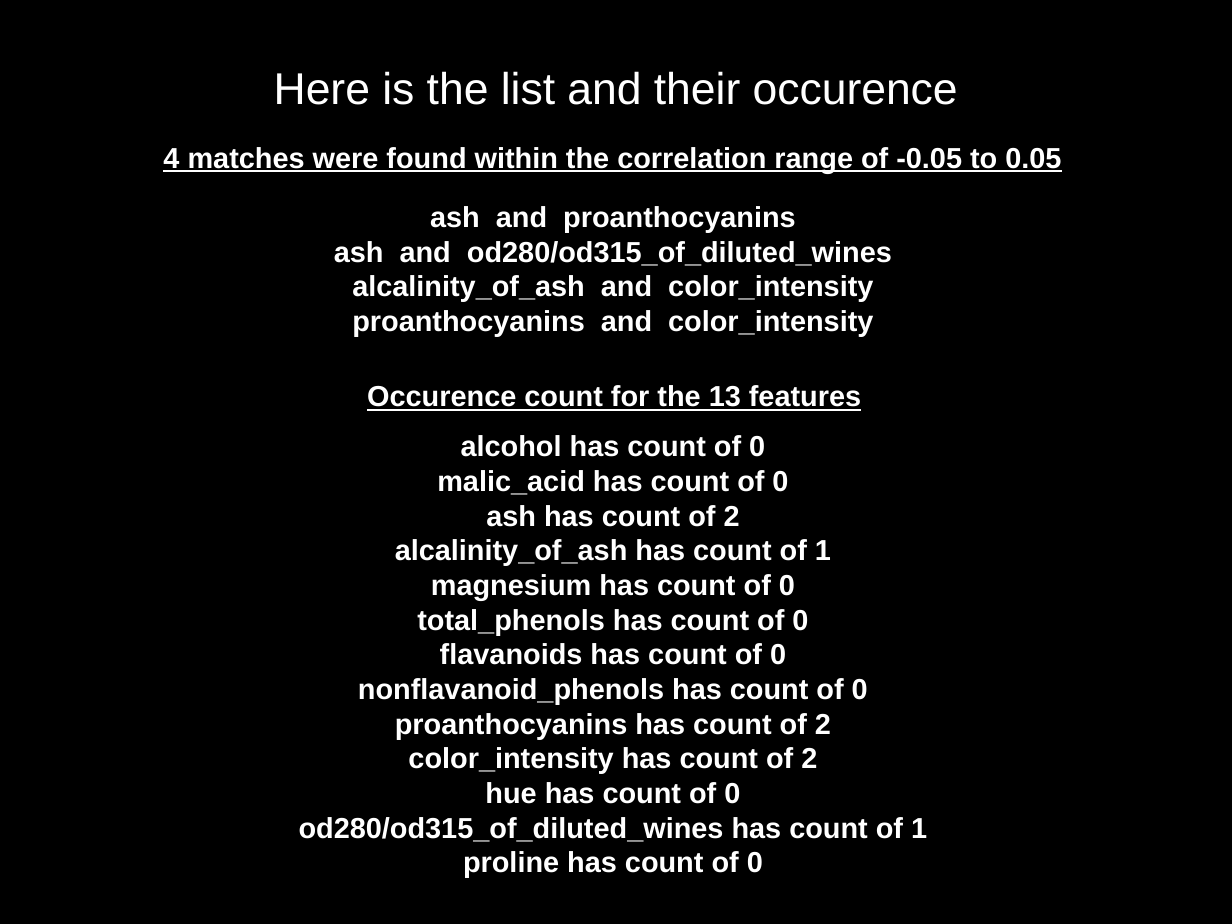
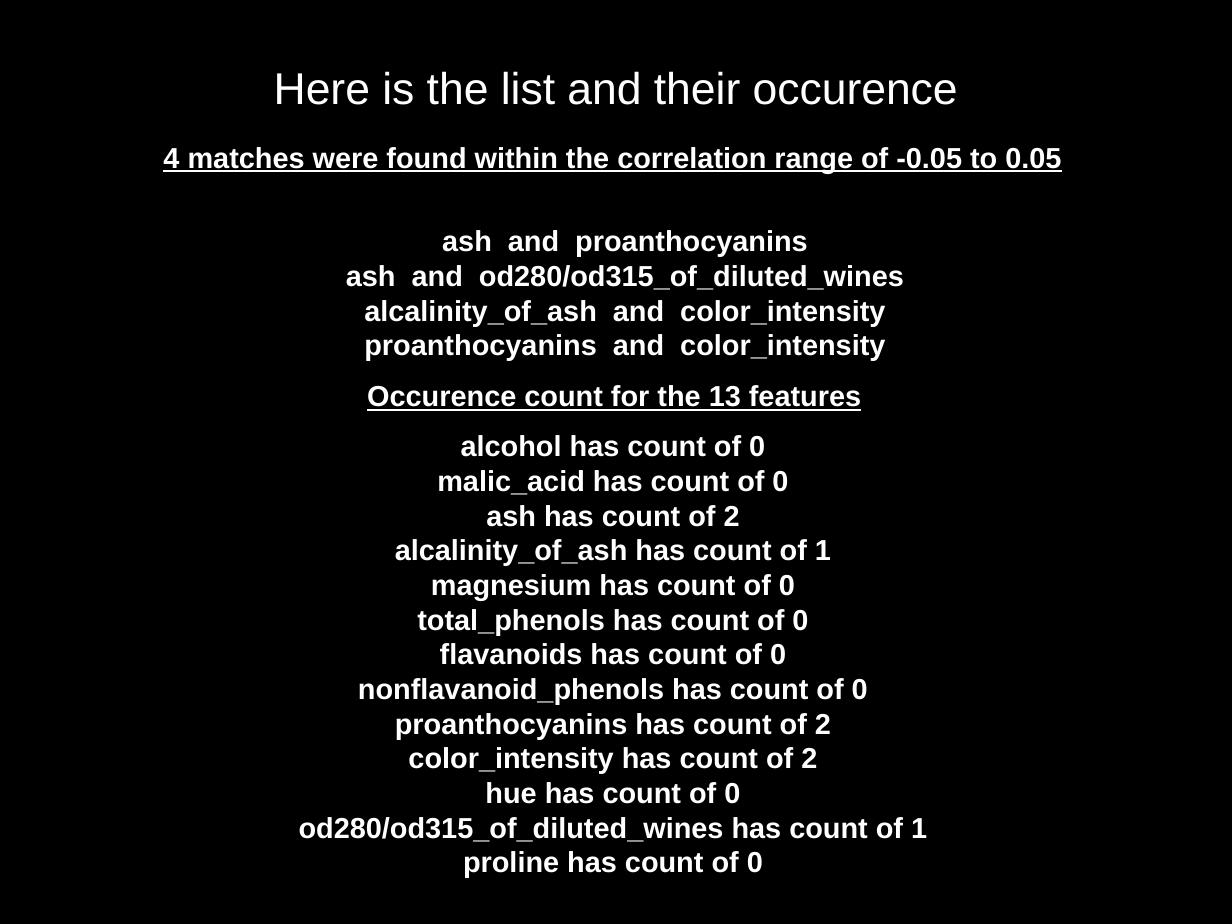
Before and after one commit to SC-CEBD-1160/project, a slide deck: slide 5 of PresentationPPT-SC.pptx. Drawn at 1232x924 pixels with LibreOffice and Linux fonts; fonts in the diff are those of the drawing. Boxes give left, top, right and bottom in pixels: in the first picture for what was removed or moved away, otherwise in the second. Text is boxed around its words. In the diff, an @@ line names an element or a change of style, - is before the commit and + after.

```diff
--- a/PresentationPPT-SC.pptx
+++ b/PresentationPPT-SC.pptx
@@ text "ash and proanthocyanins": place and size @@
-text "ash and proanthocyanins" at [334,206,892,336]
+text "ash and proanthocyanins" at [346,230,904,361]
```
Also in this commit, not shown: 1 other slide changed, 2 other files.
